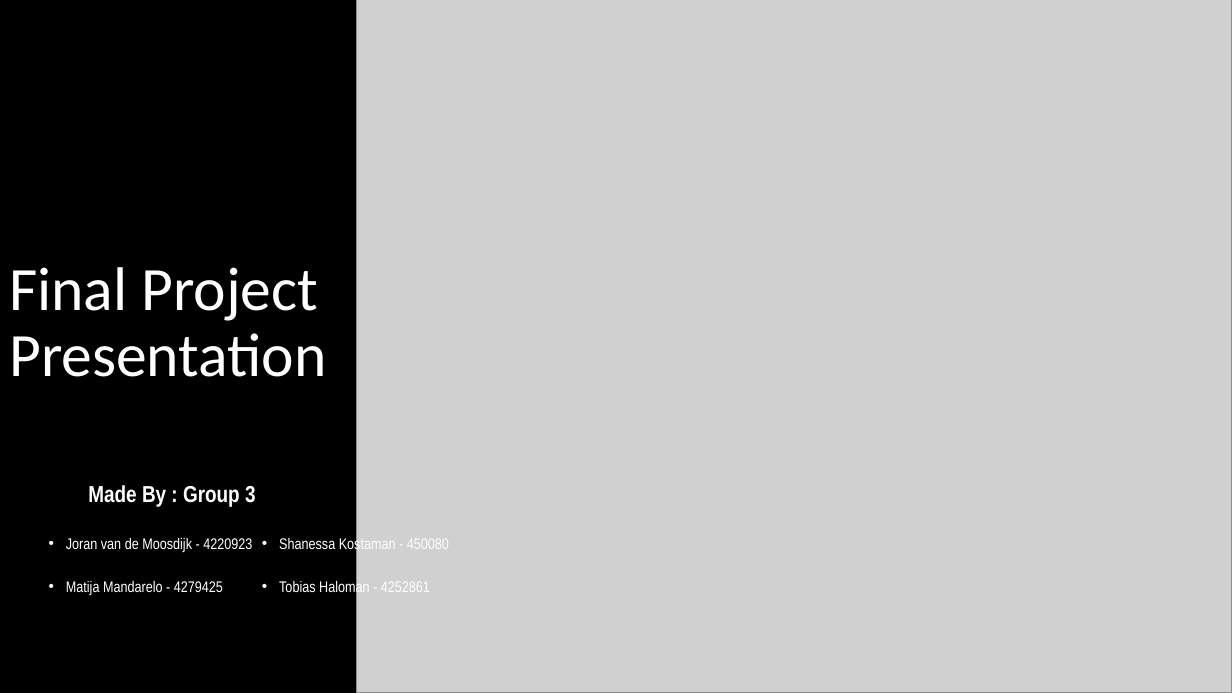
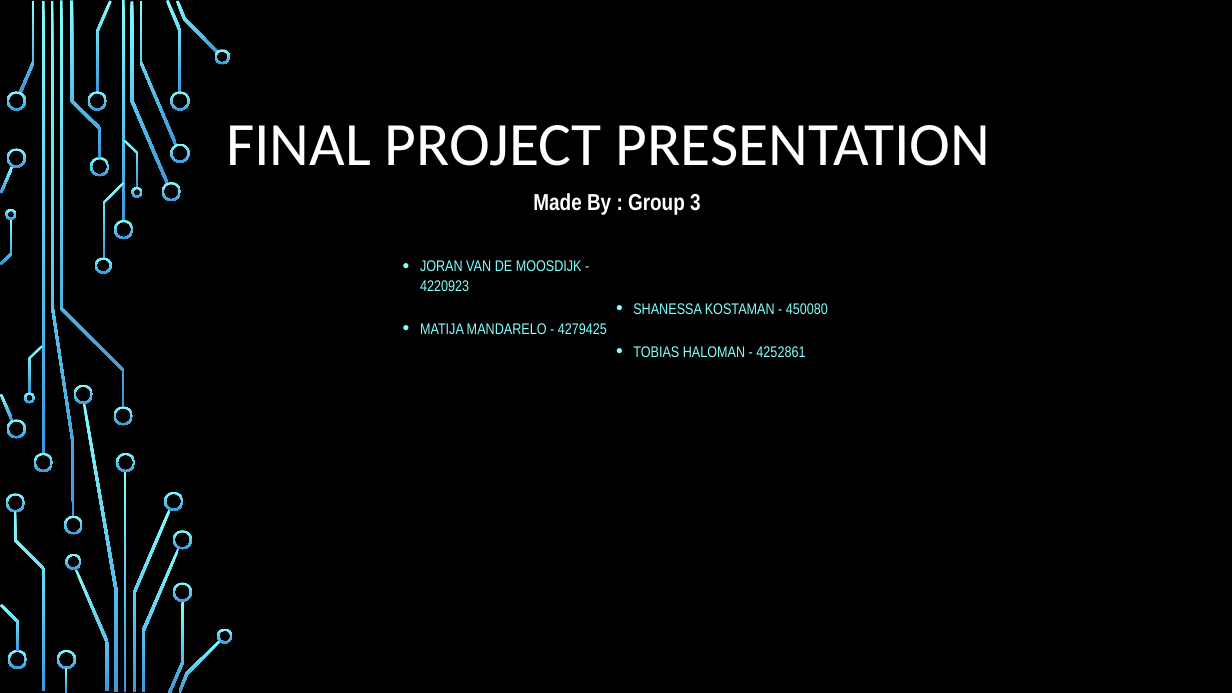
Before and after one commit to GenoShaSha/StudentHousing_Project, a slide deck: slide 1 of FinalProject.pptx. Drawn at 1232x693 pixels with LibreOffice and Linux fonts; fonts in the diff are those of the drawing; grey boxes stand for pictures; background and template pictures are left out. Boxes give left, top, right and bottom in pixels: in the first picture for what was removed or moved away, otherwise in the second. Text is boxed around its words. In the diff, an @@ line names an element or a change of style, - is before the commit and + after.

```diff
--- a/FinalProject.pptx
+++ b/FinalProject.pptx
@@ picture removed at box(356, 0, 1232, 693) @@
@@ title at box(226, 125, 990, 166): text changed @@
-Final Project Presentation
+FINAL PROJECT PRESENTATION
@@ text "Made By : Group 3": place and size @@
-text "Made By : Group 3" at box(88, 485, 256, 507)
+text "Made By : Group 3" at box(533, 193, 701, 215)
@@ subtitle at box(420, 260, 828, 357): text changed; text colour #FFFFFF to #82FFFF @@
-• Joran van de Moosdijk - 4220923
-• Matija Mandarelo - 4279425
-• Shanessa Kostaman - 450080
-• Tobias Haloman - 4252861
+• JORAN VAN DE MOOSDIJK - 4220923
+• MATIJA MANDARELO - 4279425
+• SHANESSA KOSTAMAN - 450080
+• TOBIAS HALOMAN - 4252861
@@ group added at box(0, 0, 233, 693): 50 freeform shapes, 4 rectangles @@
```
Also in this commit, not shown: 8 other slides changed, 4 slides added, 2 slides removed, 2 other files.
